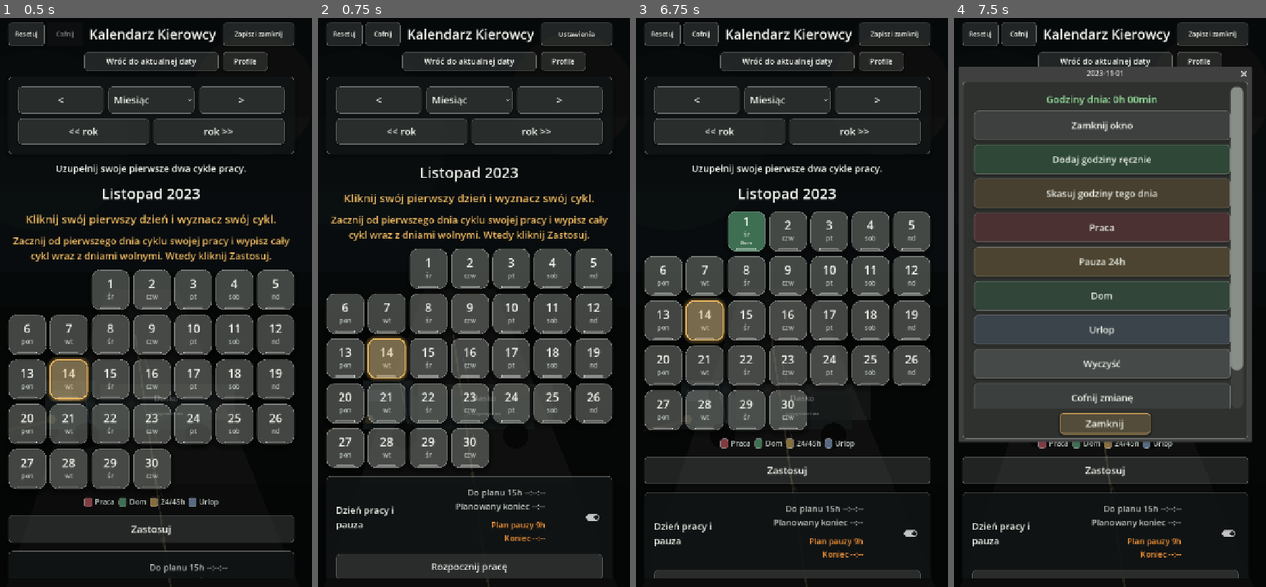
Above: before the commit, frames 1-4 (left to right).
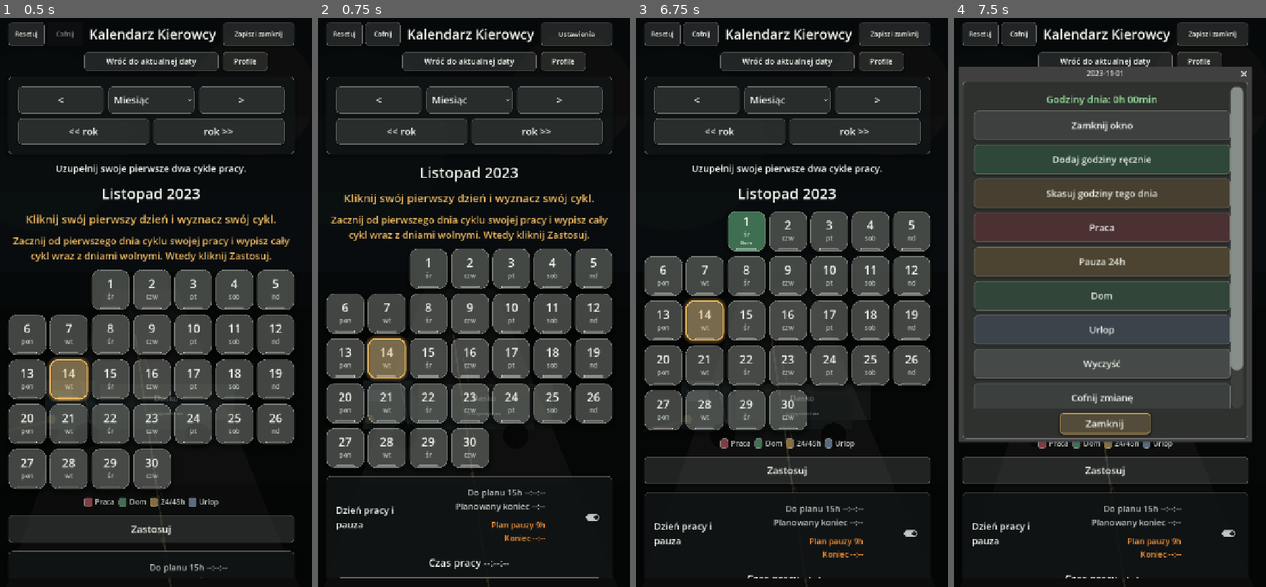
Above: after the commit, the same moments.

Repository: ElKlient/IDOL-Genesis
Game: Godot game, scene res://scenes/main.tscn
The game is run twice, just before and just after one commit, with the same random seed, the same clock (stepped at 60 frames per second) and the same inputs.
Inputs (mouse positions are in pixels of both pictures, inside the frame that each line leads up to):
- Up to frame 1 (0.5 s): no input
- Up to frame 2 (0.75 s): click "Zapisz i zamknij" at 0.5 s
- Up to frame 3 (6.75 s): click "Cofnij" at 1.25 s; click "<" at 2 s; click "Miesiąc" at 2.75 s; click ">" at 3.5 s; click "<< rok" at 4.25 s; click "rok >>" at 5 s; click (745, 291) at 5.77 s; click (788, 291) at 6.52 s
- Up to frame 4 (7.5 s): click (1063, 228) at 7.27 s

Frame 1 is identical in both runs. In frame 2, 3.5% of the frame differs, in the area x 5-92%, y 94-99%; in frame 3, 1.3%; in frame 4, 1.3%.

Commit message:
Show elapsed work time beyond the 15-hour plan

Diff:
--- a/scripts/main.gd
+++ b/scripts/main.gd
@@ -142,6 +142,7 @@
 var end_work_button: Button
 var start_pause_button: Button
 var work_timer_label: Label
+var work_elapsed_label: Label
 var rest_after_work_label: Label
 var pause_option: OptionButton
 var pause_result_label: Label
@@ -1101,6 +1102,12 @@
 	_register_scroll_safe_control(day_tools_toggle)
 	header.add_child(day_tools_toggle)
 
+	work_elapsed_label = _make_label("Czas pracy --:--:--", 23, COLOR_TEXT)
+	work_elapsed_label.horizontal_alignment = HORIZONTAL_ALIGNMENT_CENTER
+	work_elapsed_label.vertical_alignment = VERTICAL_ALIGNMENT_CENTER
+	work_elapsed_label.custom_minimum_size.y = 42
+	box.add_child(work_elapsed_label)
+
 	day_tools_body = VBoxContainer.new()
 	day_tools_body.add_theme_constant_override("separation", 8)
 	box.add_child(day_tools_body)
@@ -2344,6 +2351,15 @@
 	if start_pause_button != null:
 		start_pause_button.disabled = pause_start_unix > 0
 	var now_unix := int(Time.get_unix_time_from_system())
+	if work_elapsed_label != null:
+		# Count from the persisted start, without the 15h plan or a 24h wrap.
+		if work_start_unix > 0:
+			var elapsed_end := work_end_unix if work_end_unix > 0 else now_unix
+			work_elapsed_label.text = "Czas pracy %s" % _format_countdown(elapsed_end - work_start_unix)
+		elif last_work_end_unix > 0:
+			work_elapsed_label.text = "Ostatnia praca %s" % _format_countdown(last_work_duration_seconds)
+		else:
+			work_elapsed_label.text = "Czas pracy --:--:--"
 	var pause_hours := _selected_pause_hours()
 	rest_after_work_label.visible = true
 	if pause_start_unix > 0:
@@ -2371,8 +2387,12 @@
 	var remaining_text := _format_countdown(remaining_seconds)
 	var end_clock := _format_unix_clock(limit_end_unix)
 	work_timer_label.visible = true
-	work_timer_label.add_theme_color_override("font_color", Color(0.62, 0.92, 0.64))
-	work_timer_label.text = "Do planu 15h %s\nPlanowany koniec %s" % [remaining_text, end_clock]
+	if now_unix >= limit_end_unix:
+		work_timer_label.add_theme_color_override("font_color", Color(0.96, 0.58, 0.22))
+		work_timer_label.text = "Ponad plan 15h +%s\nPlanowany koniec %s" % [_format_countdown(now_unix - limit_end_unix), end_clock]
+	else:
+		work_timer_label.add_theme_color_override("font_color", Color(0.62, 0.92, 0.64))
+		work_timer_label.text = "Do planu 15h %s\nPlanowany koniec %s" % [remaining_text, end_clock]
 
 	if work_status_label != null:
 		work_status_label.text = "Zmiana rozpoczęta: %s. Plan 15h kończy się: %s. Zostało: %s." % [
--- a/tests/release_audit.gd
+++ b/tests/release_audit.gd
@@ -204,6 +204,7 @@
 	app._on_load_profile_pressed()
 	_check("Legacy profile loads data without stale timers", app.work_start_unix == 0 and app.pause_start_unix == 0 and app.worked_seconds_by_day.get("2026-09-25", 0) == 7200)
 	_test_profile_timer_switching()
+	await _test_elapsed_work_timer()
 
 	_clean()
 	app.pause_start_unix = int(Time.get_unix_time_from_system()) - 3 * 3600
@@ -383,6 +384,47 @@
 	quit(1 if failed > 0 else 0)
 
 
+func _test_elapsed_work_timer() -> void:
+	_clean()
+	app._update_work_timer()
+	_check("Idle elapsed timer does not imply an active shift", app.work_elapsed_label.text == "Czas pracy --:--:--")
+	app._on_save_profile_pressed()
+	app._on_start_work_pressed()
+	_check("New shift starts elapsed counter at zero", app.work_elapsed_label.text.begins_with("Czas pracy 00:00:"))
+	# Exercise both sides of the plan boundary and durations beyond one day.
+	for sample in [[8 * 3600 + 15 * 60, "08:15:"], [15 * 3600, "15:00:"], [17 * 3600 + 30 * 60, "17:30:"], [19 * 3600 + 15 * 60, "19:15:"], [27 * 3600, "27:00:"]]:
+		app.work_start_unix = int(Time.get_unix_time_from_system()) - int(sample[0])
+		app._update_work_timer()
+		_check("Elapsed counter shows %s without stopping or wrapping" % sample[1], app.work_elapsed_label.text.begins_with("Czas pracy " + sample[1]) and app.work_end_unix == 0 and app.pause_start_unix == 0)
+		if int(sample[0]) == 15 * 3600:
+			_check("15h boundary switches countdown to plan overrun", app.work_timer_label.text.begins_with("Ponad plan 15h +00:00:"))
+		if int(sample[0]) == 17 * 3600 + 30 * 60:
+			_check("17h30 shift shows 2h30 beyond plan", app.work_timer_label.text.begins_with("Ponad plan 15h +02:30:"))
+	app.work_start_unix = int(Time.get_unix_time_from_system()) - 19 * 3600 - 15 * 60 - 37
+	app.work_start_day_key = "2026-09-25"
+	var original_start: int = app.work_start_unix
+	app.selected_profile_index = 2
+	app._on_load_profile_pressed()
+	_check("Elapsed counter continues on another profile", app.work_elapsed_label.text.begins_with("Czas pracy 19:15:") and app.work_start_unix == original_start)
+	app.work_start_unix = 0
+	app._load_settings_from_disk()
+	app._update_work_timer()
+	_check("Reload restores elapsed counter beyond 15h", app.work_elapsed_label.text.begins_with("Czas pracy 19:15:") and app.work_start_unix == original_start)
+	await _settle()
+	var elapsed_rect: Rect2 = app.work_elapsed_label.get_global_rect()
+	_check("Elapsed timer fits below header and above work buttons", app.day_tools_panel.get_global_rect().encloses(elapsed_rect) and elapsed_rect.position.y >= app.work_timer_label.get_parent().get_parent().get_global_rect().end.y and elapsed_rect.end.y <= app.start_work_button.get_global_rect().position.y)
+	_check("Plan overrun text fits inside the panel", app.day_tools_panel.get_global_rect().encloses(app.work_timer_label.get_global_rect()))
+	app._on_day_tools_toggled(false)
+	_check("Elapsed timer stays visible with work buttons collapsed", app.work_elapsed_label.is_visible_in_tree())
+	app._confirm_end_work()
+	var duration: int = app.last_work_end_unix - original_start
+	_check("Long shift records every second in its source profile", duration >= 19 * 3600 + 15 * 60 + 37 and app.saved_profiles["1"].worked_seconds_by_day.get("2026-09-25", 0) == duration and app.worked_seconds_by_day.is_empty())
+	_check("End work freezes the elapsed result and starts selected rest", app.work_elapsed_label.text.begins_with("Ostatnia praca 19:15:") and app.pause_start_unix == app.last_work_end_unix and app.work_start_unix == 0)
+	app._on_start_work_pressed()
+	_check("Next shift resets elapsed display and returns to countdown", app.work_elapsed_label.text.begins_with("Czas pracy 00:00:") and app.work_timer_label.text.begins_with("Do planu 15h "))
+	_clean()
+
+
 func _test_profile_timer_switching() -> void:
 	_clean()
 	app.notes["2026-09-25"] = "Driver"
Not shown, changed: docs/DRIVER_CALENDAR_STRESZCZENIE.md
